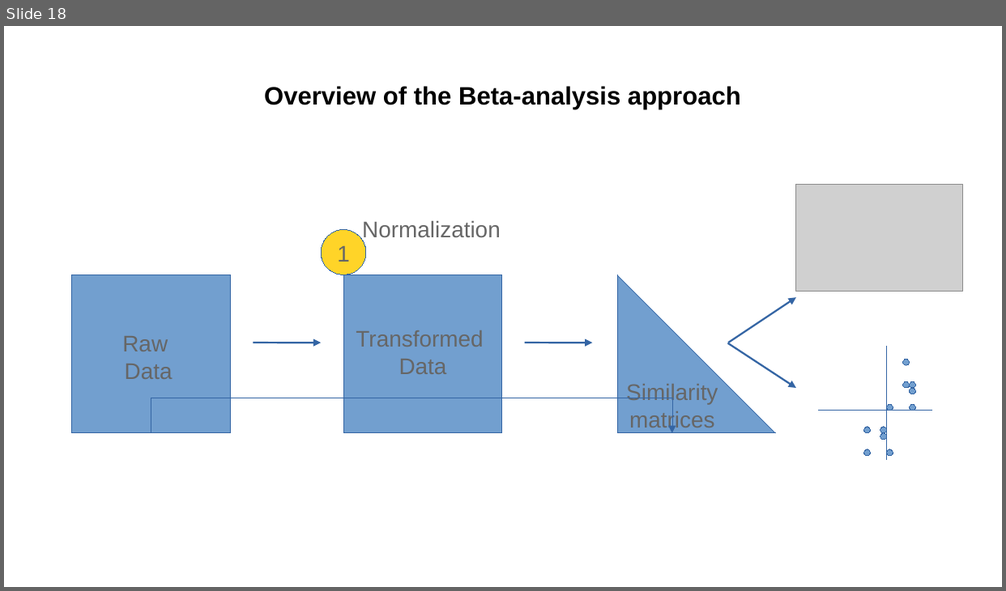
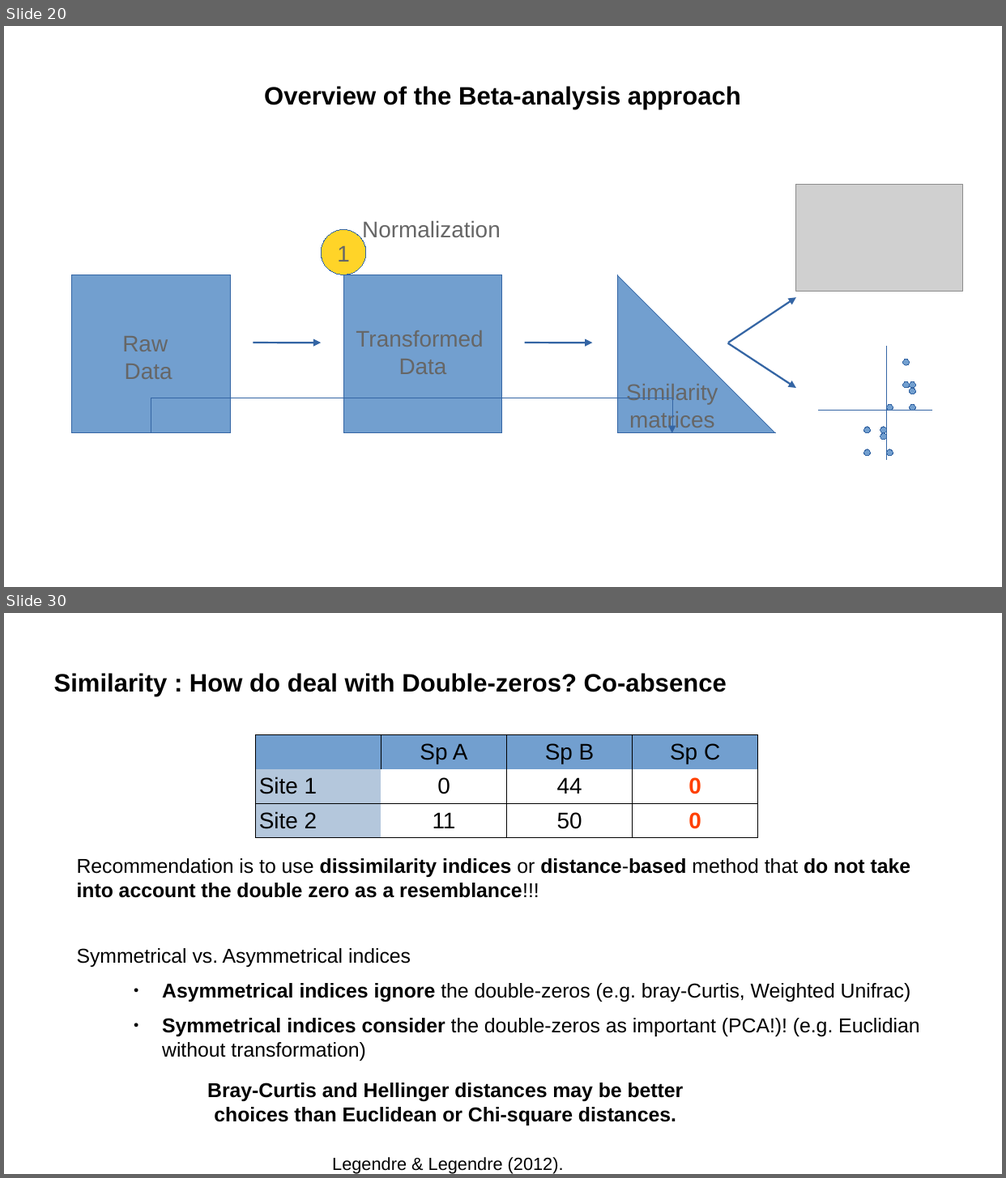
Before and after one commit to vincentmanz/Metagenomics_2024, a slide deck: Day_2/diversity indices.odp. Shown one above the other, each under a label of ours: slide 18 before the commit, slides 20 and 30 after it; the slides between them are not shown. The pictures are 1006x591 and 1006x1178 pixels, drawn with LibreOffice and Linux fonts; fonts in the diff are those of the drawing; grey boxes stand for pictures. Boxes give left, top, right and bottom in pixels: in the first picture for what was removed or moved away, otherwise in the second. Text is boxed around its words. In the diff, an @@ line names an element or a change of style, - is before the commit and + after.

```diff
--- a/Day_2/diversity indices.odp
+++ b/Day_2/diversity indices.odp
@@ slide 30 added at box(4, 613, 1002, 1174), background #FFFFFF @@
@@ title added at box(54, 673, 727, 697), 20 pt, text #000000, bold @@
+Similarity : How do deal with Double-zeros? Co-absence
@@ table added at box(256, 735, 759, 838), 3 rows, 4 columns @@
+ | Sp A | Sp B | Sp C
+Site 1 | 0 | 44 | 0
+Site 2 | 11 | 50 | 0
@@ text added at box(77, 858, 919, 1061), 16 pt, text #000000 @@
+Recommendation is to use dissimilarity indices or distance-based method that do not take into account the double zero as a resemblance!!!
+Symmetrical vs. Asymmetrical indices
+    ● Asymmetrical indices ignore the double-zeros (e.g. bray-Curtis, Weighted Unifrac)
+    ● Symmetrical indices consider the double-zeros as important (PCA!)! (e.g. Euclidian without transformation)
@@ text added at box(207, 1083, 684, 1174), 16 pt, text #000000, bold @@
+Bray-Curtis and Hellinger distances may be better choices than Euclidean or Chi-square distances.
+Legendre & Legendre (2012).
@@ what was slide 18 is now slide 20 @@
```
Also in this commit, not shown: 9 slides changed, 17 other slides added, 7 slides removed, 1 other file.
